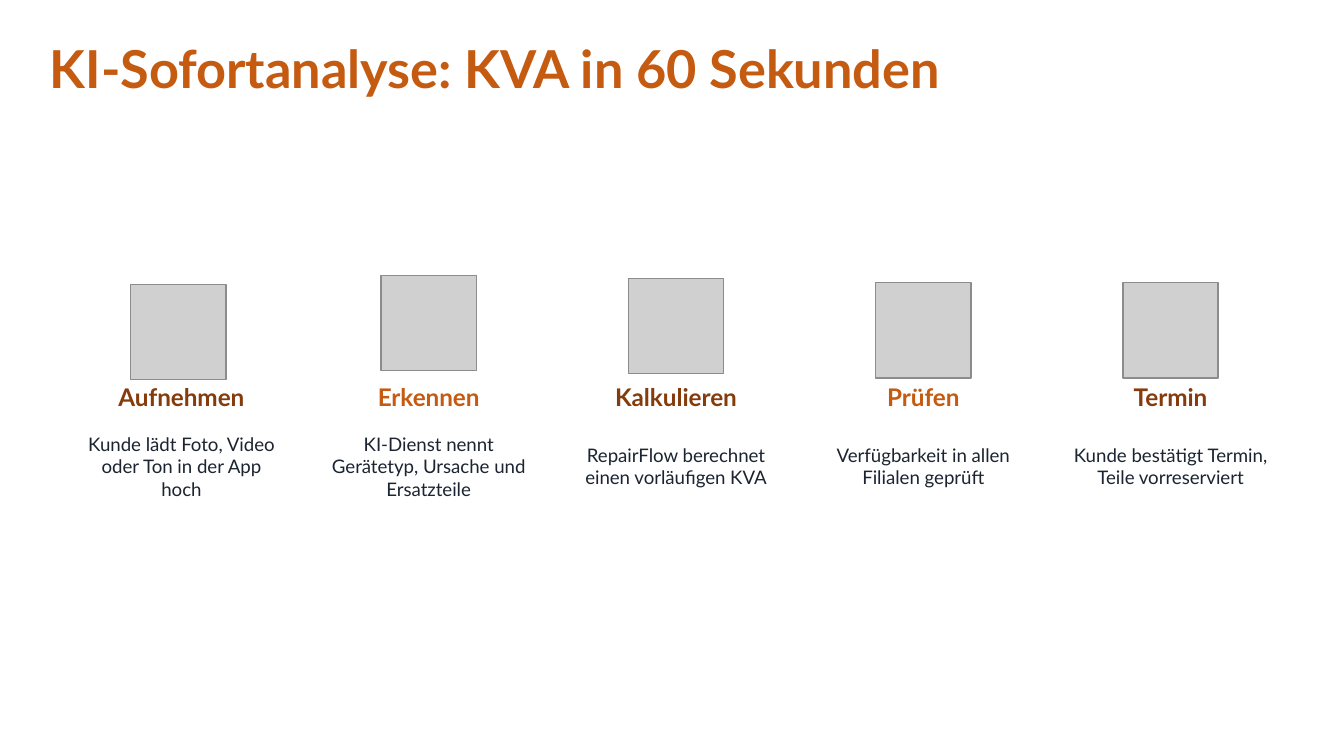
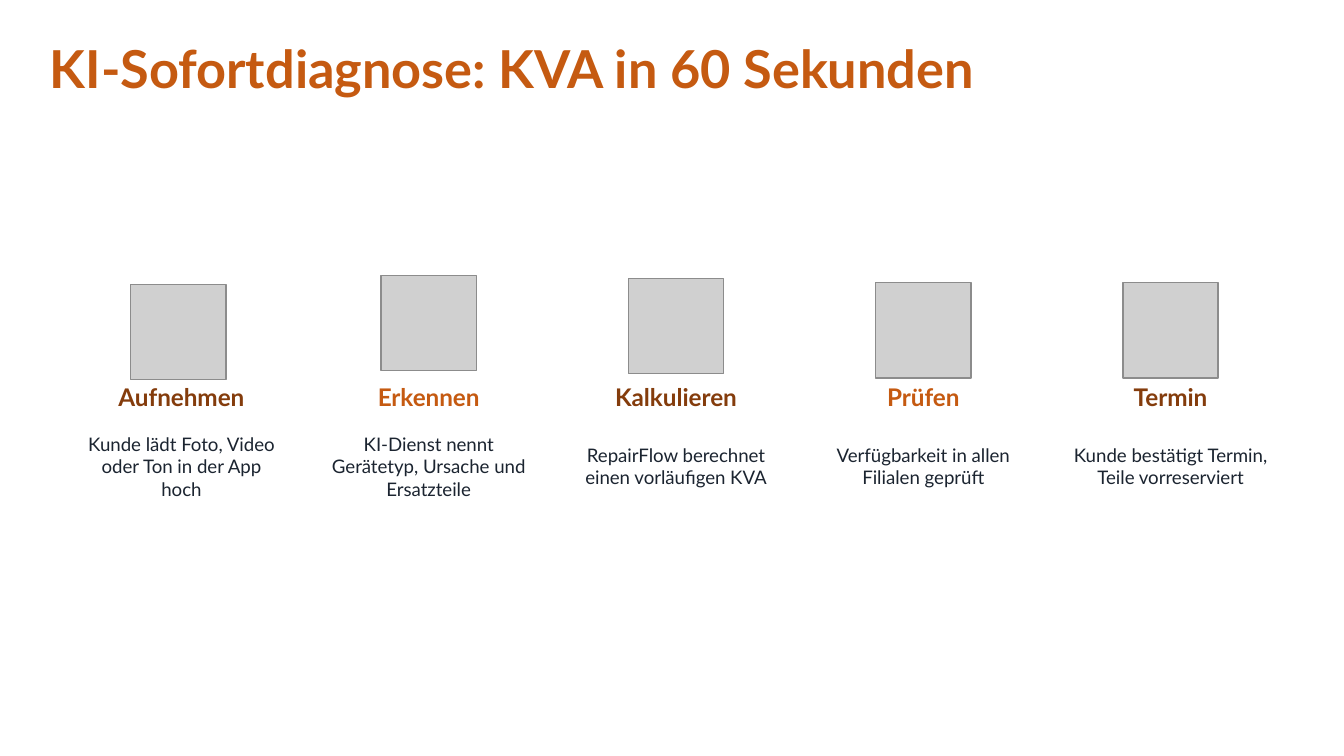
Before and after one commit to jakobschwan123-cmd/casestudy-semester-3, a slide deck: slide 10 of 4_praesentation/Abschlusspraesentation.pptx (slide 19 before the commit). Drawn at 1344x756 pixels with LibreOffice and Linux fonts; fonts in the diff are those of the drawing; grey boxes stand for pictures. Boxes give left, top, right and bottom in pixels: in the first picture for what was removed or moved away, otherwise in the second. Text is boxed around its words. In the diff, an @@ line names an element or a change of style, - is before the commit and + after.

```diff
--- a/4_praesentation/Abschlusspraesentation.pptx
+++ b/4_praesentation/Abschlusspraesentation.pptx
@@ text at bbox=[50, 49, 974, 98]: text changed @@
-KI-Sofortanalyse: KVA in 60 Sekunden
+KI-Sofortdiagnose: KVA in 60 Sekunden
```
Also in this commit, not shown: 7 other slides changed, 9 slides removed, 1 other file.
